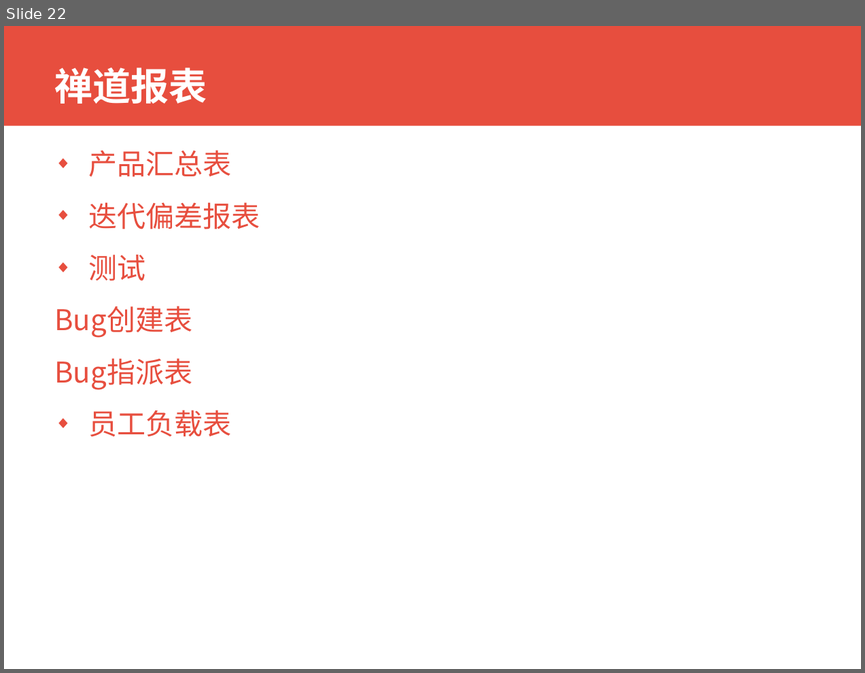
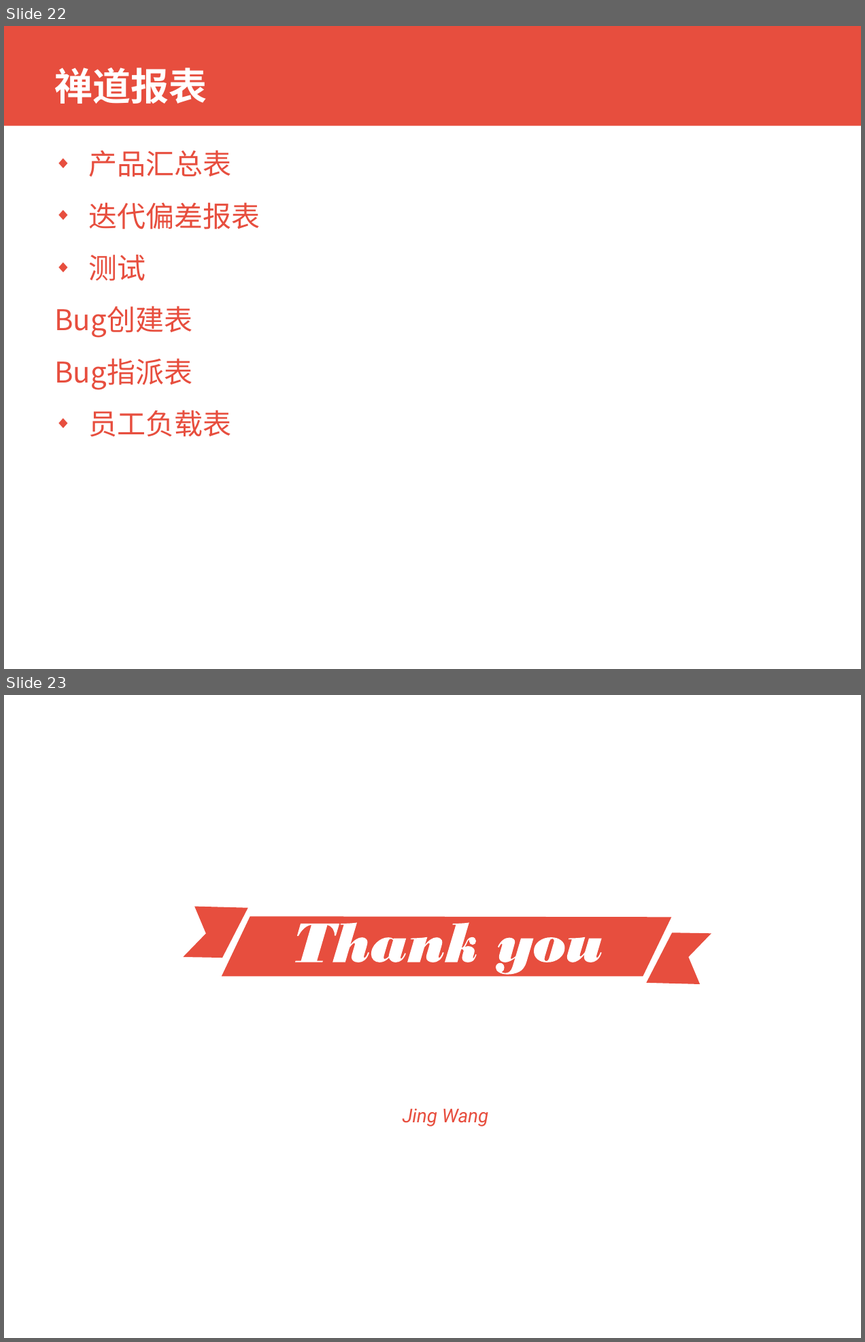
Before and after one commit to xianmomo/demo, a slide deck: 新员工入职指引/信息技术部常用管理平台使用.pptx. Shown one above the other, each under a label of ours: slide 22 before the commit, slides 22 and 23 after it. The pictures are 865x673 and 865x1342 pixels, drawn with LibreOffice and Linux fonts; fonts in the diff are those of the drawing; background and template pictures are left out. Boxes give left, top, right and bottom in pixels: in the first picture for what was removed or moved away, otherwise in the second. Text is boxed around its words. In the diff, an @@ line names an element or a change of style, - is before the commit and + after.

```diff
--- a/新员工入职指引/信息技术部常用管理平台使用.pptx
+++ b/新员工入职指引/信息技术部常用管理平台使用.pptx
@@ slide 23 added at [4,695,861,1338], background picture (left out) @@
@@ freeform shape added at [183,906,248,958], fill #E74E3E @@
@@ freeform shape added at [222,916,672,976], fill #E74E3E @@
@@ freeform shape added at [295,922,602,974], fill #FFFFFF @@
@@ freeform shape added at [646,932,711,984], fill #E74E3E @@
@@ text added at [402,1108,488,1126], 16 pt, text #E74E3E, italic @@
+Jing Wang
```
Also in this commit, not shown: 4 slides changed, 3 other files.
